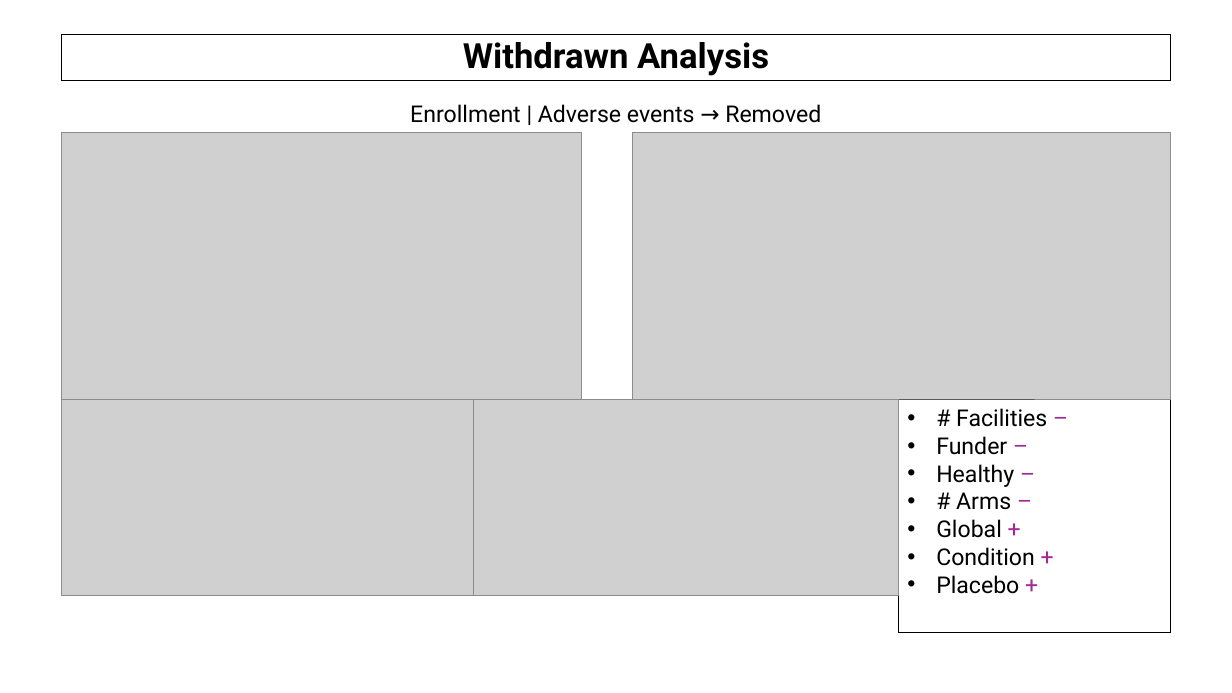
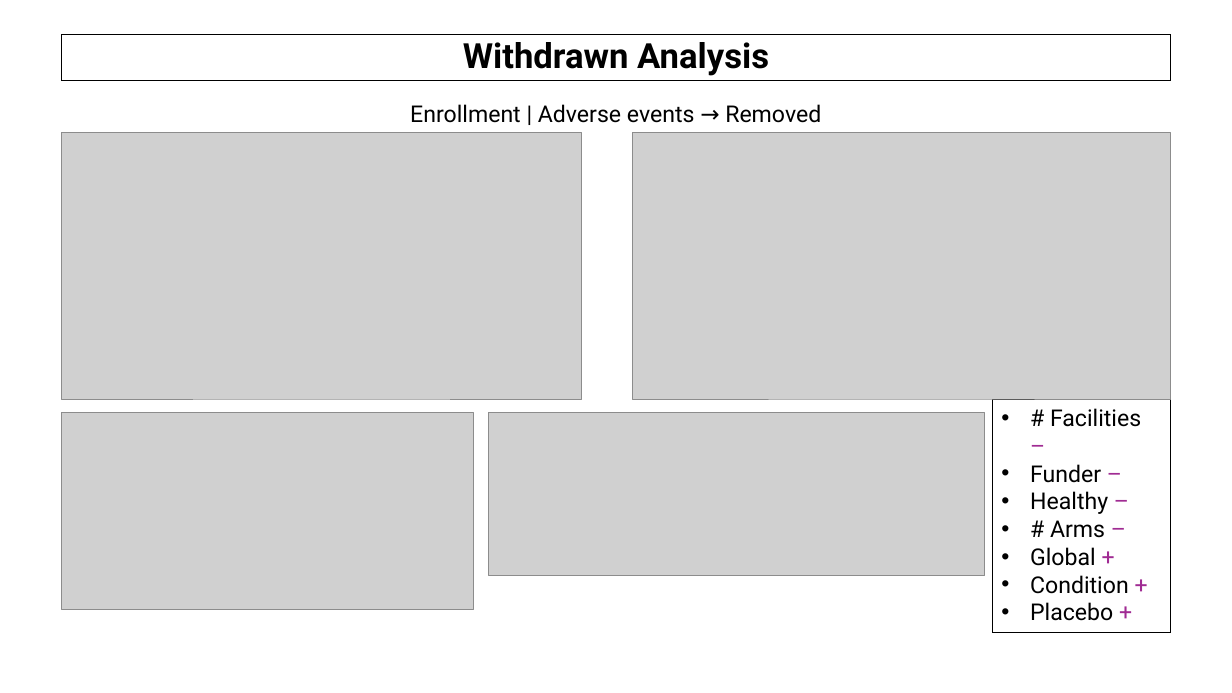
Before and after one commit to AndreouEugenia/Thesis, a slide deck: slide 23 of Thesis_Presentation.pptx. Drawn at 1232x693 pixels with LibreOffice and Linux fonts; fonts in the diff are those of the drawing; grey boxes stand for pictures; background and template pictures are left out. Boxes give left, top, right and bottom in pixels: in the first picture for what was removed or moved away, otherwise in the second. Text is boxed around its words. In the diff, an @@ line names an element or a change of style, - is before the commit and + after.

```diff
--- a/Thesis_Presentation.pptx
+++ b/Thesis_Presentation.pptx
@@ picture: place and size @@
-picture at bbox=[62, 399, 473, 596]
+picture at bbox=[62, 412, 473, 609]
@@ picture: place and size @@
-picture at bbox=[473, 399, 898, 596]
+picture at bbox=[489, 412, 985, 576]
@@ rectangle "# Facilities –": place and size @@
-rectangle "# Facilities –" at bbox=[898, 399, 1171, 632]
+rectangle "# Facilities –" at bbox=[993, 399, 1171, 632]
```
Also in this commit, not shown: 2 other slides changed, 4 other files.
